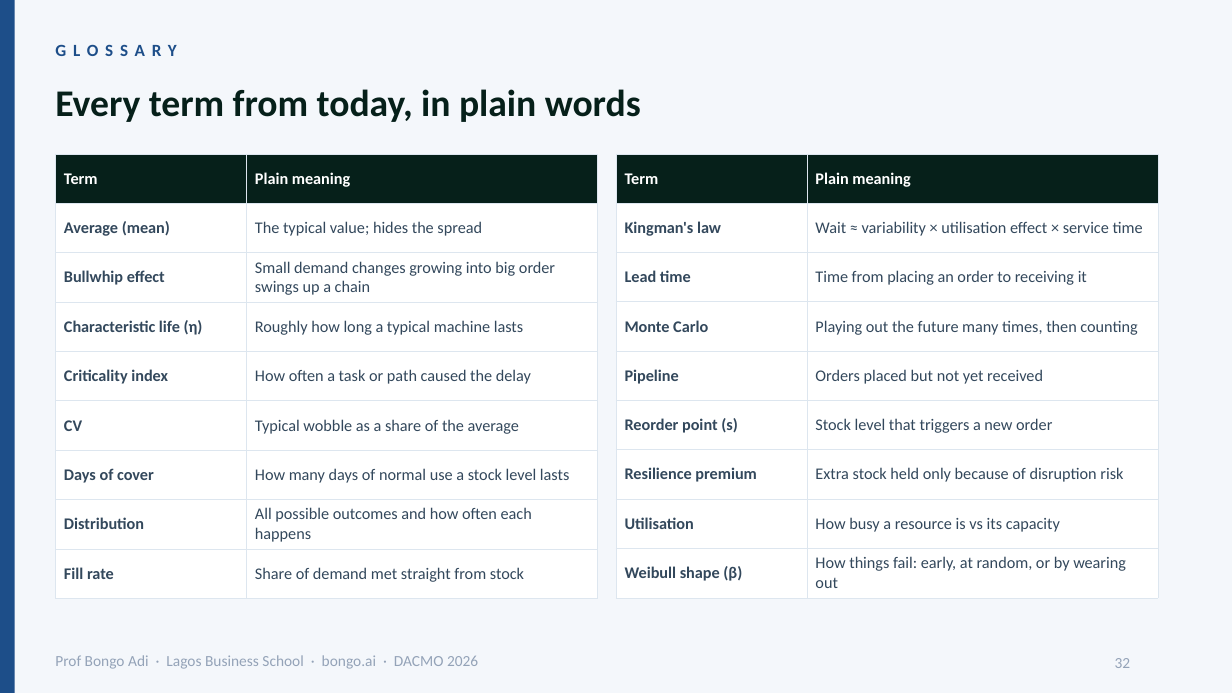
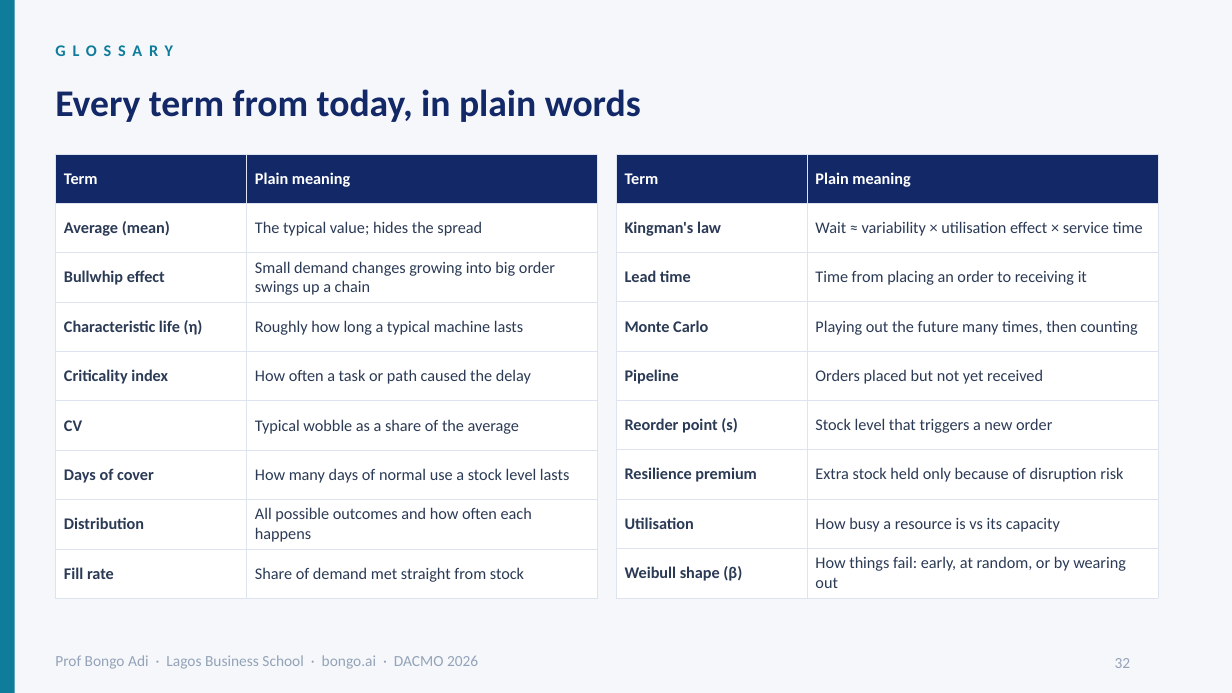
Before and after one commit to adibongo/dacmo-operations-analytics, a slide deck: slide 32 of downloads/DACMO-Participant-Slides.pptx. Drawn at 1232x693 pixels with LibreOffice and Linux fonts; fonts in the diff are those of the drawing; background and template pictures are left out. Boxes give left, top, right and bottom in pixels: in the first picture for what was removed or moved away, otherwise in the second. Text is boxed around its words. In the diff, an @@ line names an element or a change of style, - is before the commit and + after.

```diff
--- a/downloads/DACMO-Participant-Slides.pptx
+++ b/downloads/DACMO-Participant-Slides.pptx
@@ background #F4F7FB to #F5F7FB @@
@@ rectangle at (x1=0, y1=0, x2=15, y2=692): fill #1D4E89 to #0F7C9C @@
@@ text "GLOSSARY" at (x1=55, y1=34, x2=1103, y2=65): size 10 to 9.5 pt, text colour #1D4E89 to #0F7C9C @@
@@ text "Every term from today, in ..." at (x1=55, y1=89, x2=641, y2=122): text colour #06201A to #122867 @@
@@ table at (x1=55, y1=154, x2=598, y2=586) @@
@@ fill #06201A to #122867 in row 1 @@
@@ text colour #33485C to #2B3A55 @@
@@ borders changed @@
@@ table at (x1=616, y1=154, x2=1158, y2=592) @@
@@ fill #06201A to #122867 in row 1 @@
@@ text colour #33485C to #2B3A55 @@
@@ borders changed @@
```
Also in this commit, not shown: 32 other slides changed, 16 other files.
